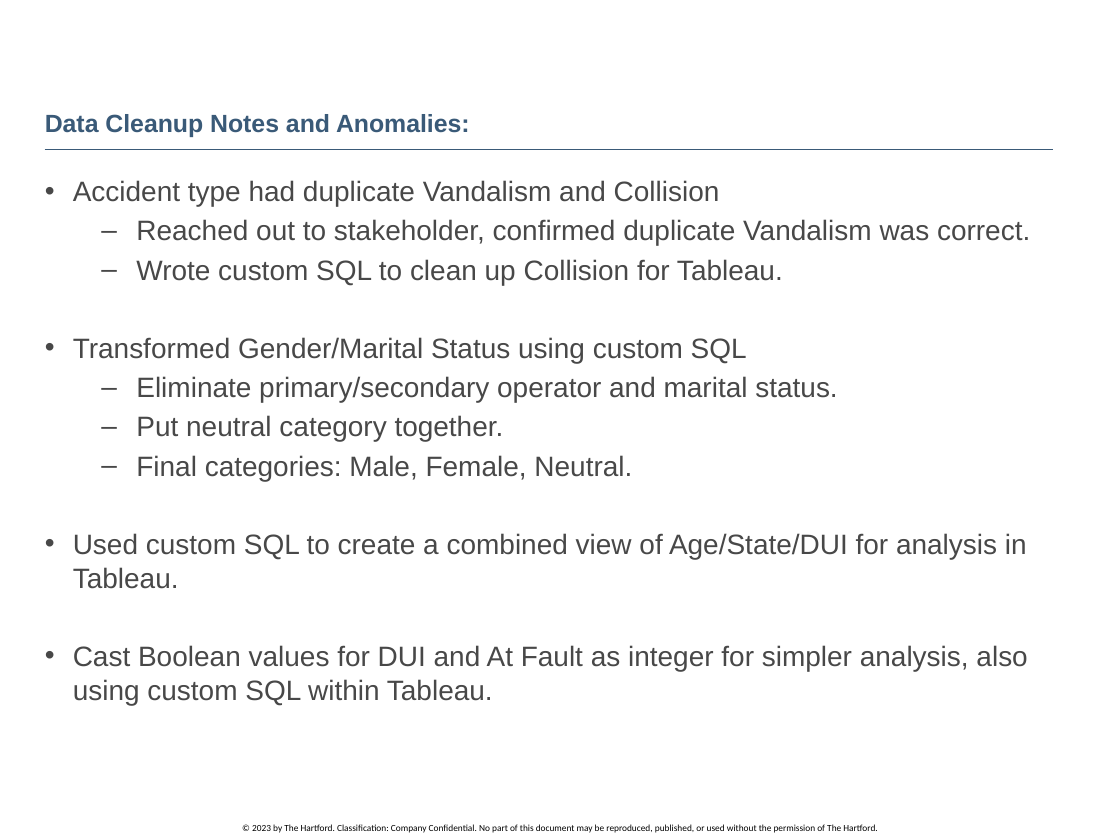
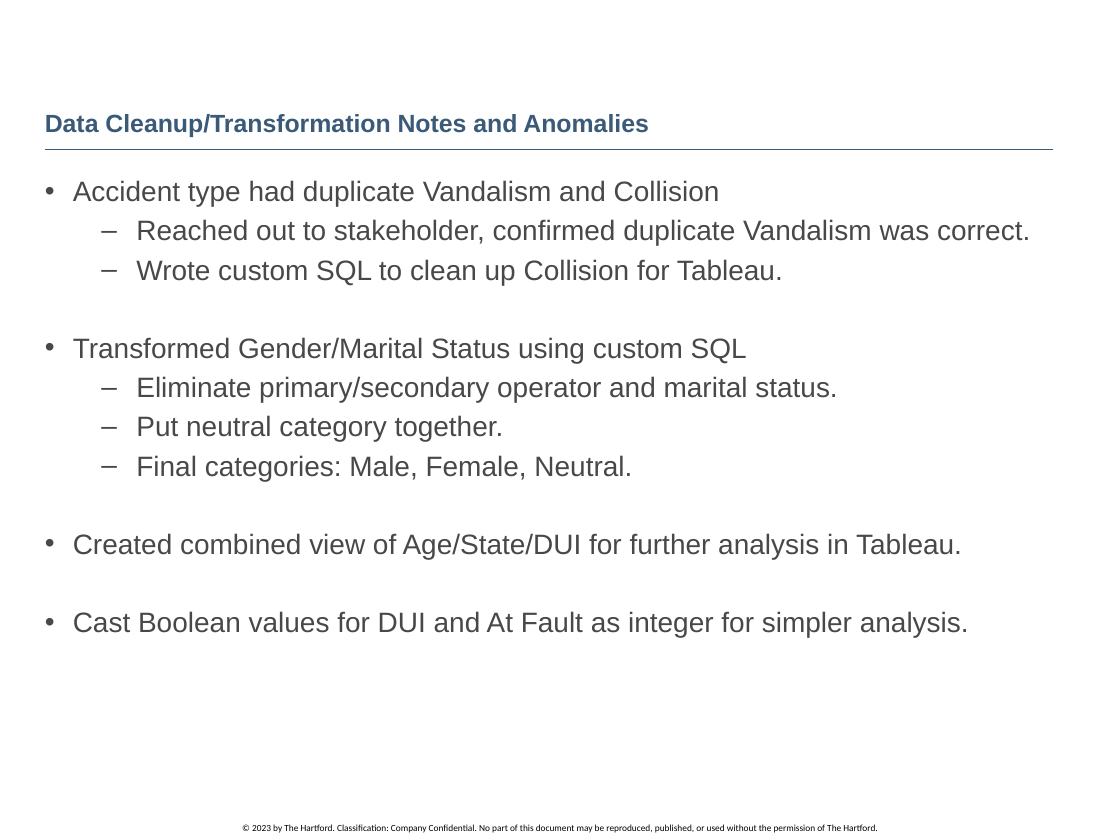
Before and after one commit to Jeni-D/PUBLIC, a slide deck: slide 4 of Capstone/JDUSCHAK CAPSTONE POWERPOINT.pptx. Drawn at 1120x840 pixels with LibreOffice and Linux fonts; fonts in the diff are those of the drawing; background and template pictures are left out. Boxes give left, top, right and bottom in pixels: in the first picture for what was removed or moved away, otherwise in the second. Text is boxed around its words. In the diff, an @@ line names an element or a change of style, - is before the commit and + after.

```diff
--- a/Capstone/JDUSCHAK CAPSTONE POWERPOINT.pptx
+++ b/Capstone/JDUSCHAK CAPSTONE POWERPOINT.pptx
@@ title at (45,114,648,137): text changed @@
-Data Cleanup Notes and Anomalies:
+Data Cleanup/Transformation Notes and Anomalies
@@ text at (73,533,969,637): text changed @@
-• Used custom SQL to create a combined view of Age/State/DUI for analysis in Tableau.
-• Cast Boolean values for DUI and At Fault as integer for simpler analysis, also using custom SQL within Tableau.
+• Created combined view of Age/State/DUI for further analysis in Tableau.
+• Cast Boolean values for DUI and At Fault as integer for simpler analysis.
```
Also in this commit, not shown: 10 other slides changed, 1 other file.
